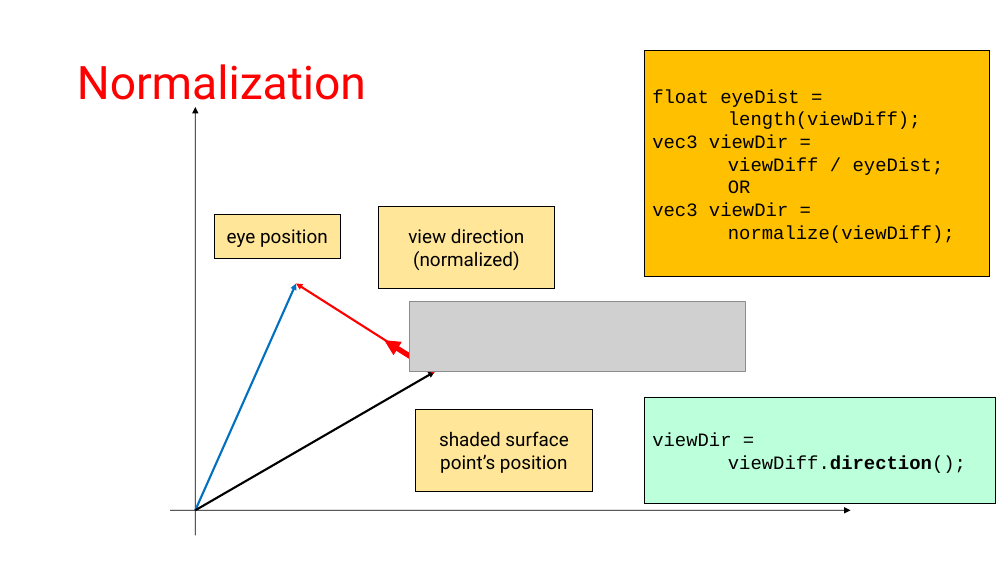
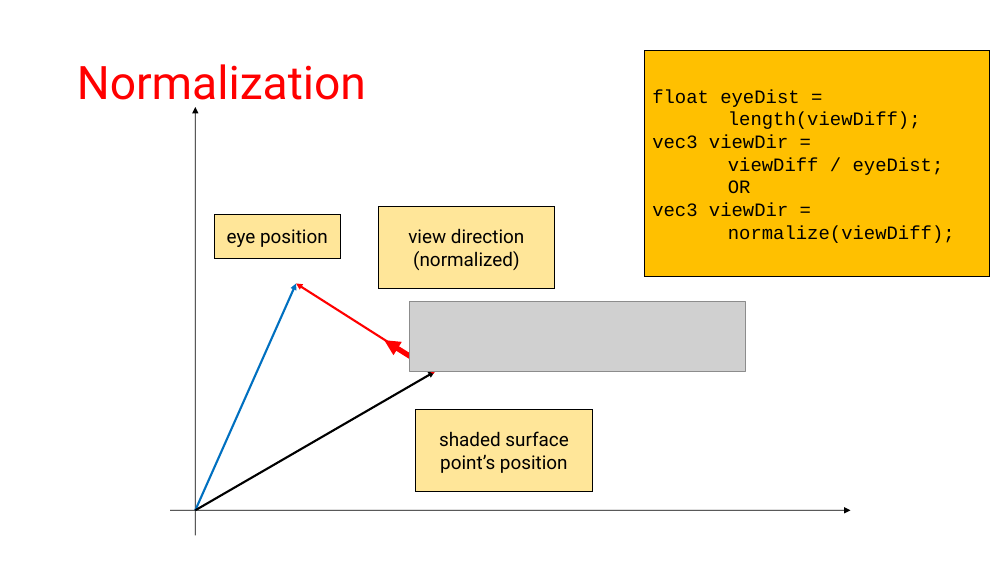
Before and after one commit to szecsi/kogfactory, a slide deck: slide 18 of projects/kog.010.050-vectors/aitcg050 - Vectors.pptx. Drawn at 1008x567 pixels with LibreOffice and Linux fonts; fonts in the diff are those of the drawing; grey boxes stand for pictures; background and template pictures are left out. Boxes give left, top, right and bottom in pixels: in the first picture for what was removed or moved away, otherwise in the second. Text is boxed around its words. In the diff, an @@ line names an element or a change of style, - is before the commit and + after.

```diff
--- a/projects/kog.010.050-vectors/aitcg050 - Vectors.pptx
+++ b/projects/kog.010.050-vectors/aitcg050 - Vectors.pptx
@@ rectangle removed at (x1=645, y1=397, x2=996, y2=504) @@
-viewDir =
-viewDiff.direction();
```
Also in this commit, not shown: 4 other slides changed, 9 other files.
